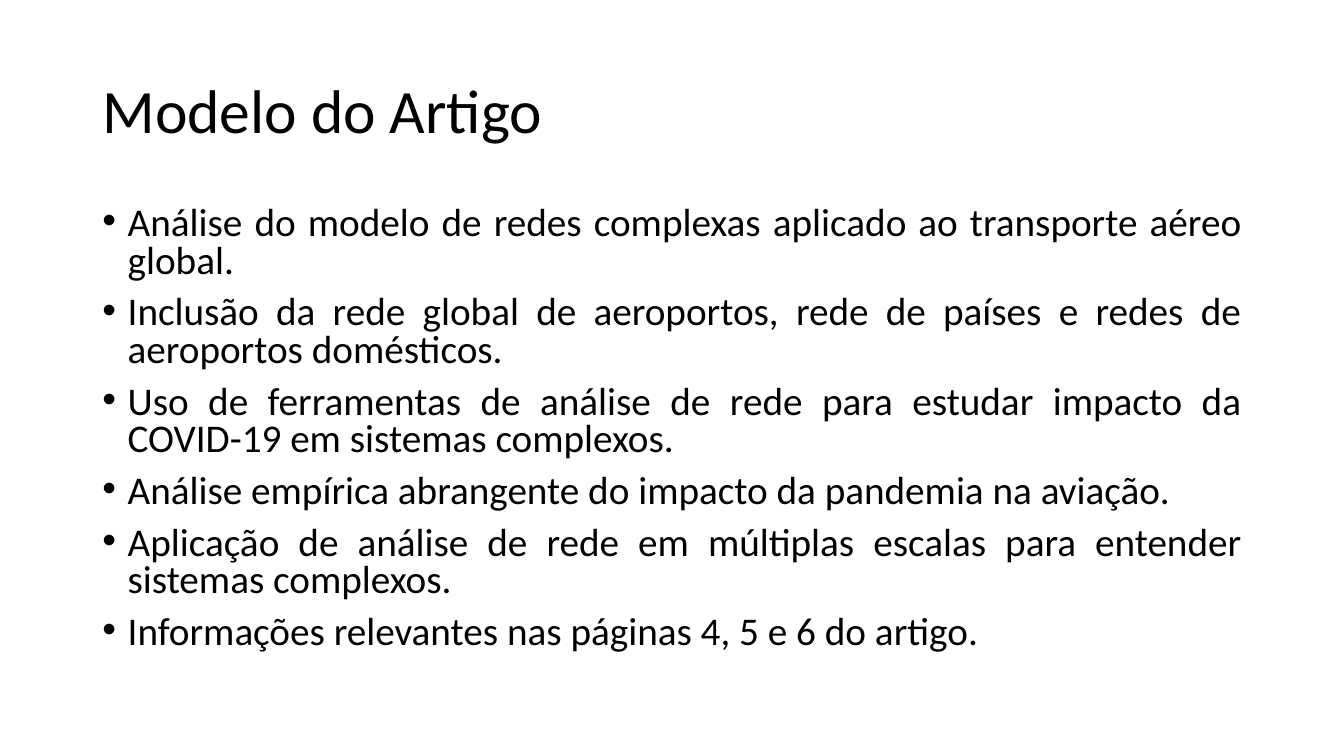
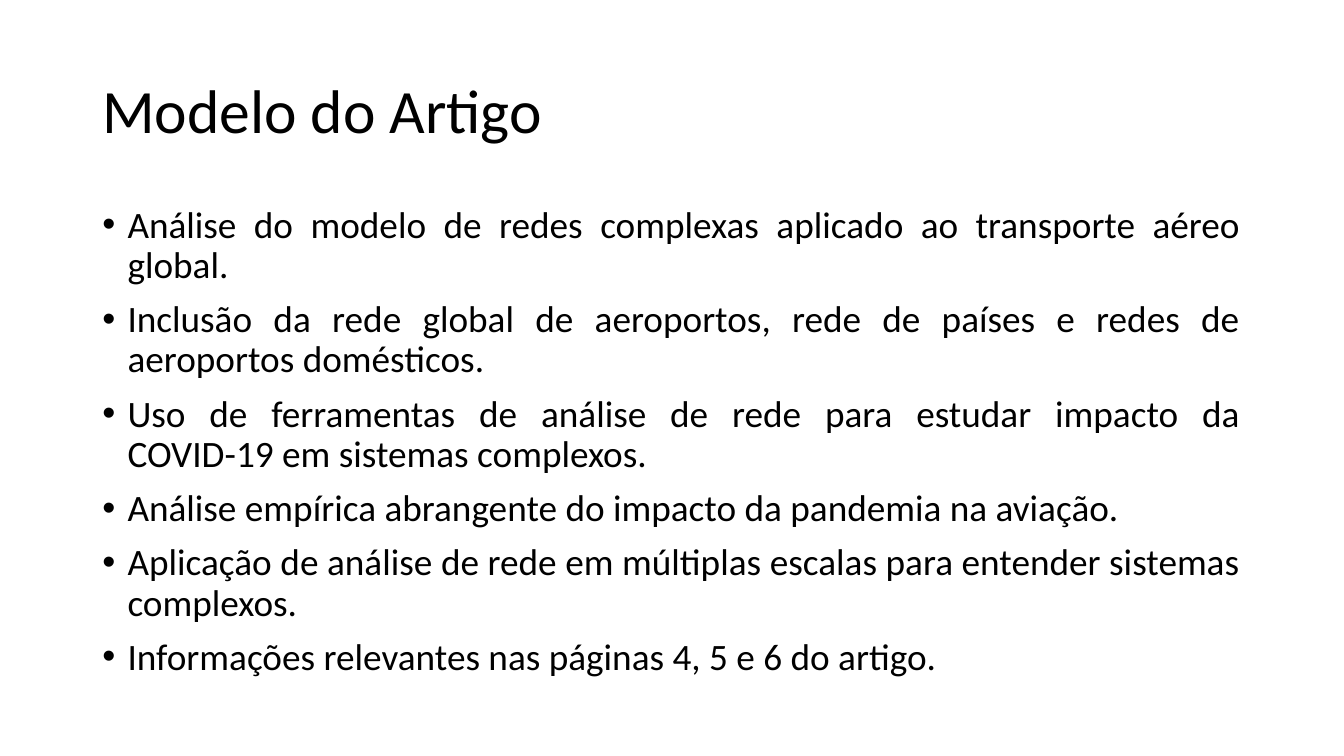
Before and after one commit to afonsolelis/sistemas_complexos, a slide deck: slide 4 of trabalho_artigo/Trabalho Sistemas Complexos.pptx (slide 5 before the commit). Drawn at 1344x756 pixels with LibreOffice and Linux fonts; fonts in the diff are those of the drawing. Boxes give left, top, right and bottom in pixels: in the first picture for what was removed or moved away, otherwise in the second. Text is boxed around its words. In the diff, an @@ line names an element or a change of style, - is before the commit and + after.

```diff
--- a/trabalho_artigo/Trabalho Sistemas Complexos.pptx
+++ b/trabalho_artigo/Trabalho Sistemas Complexos.pptx
@@ text "Análise do modelo de redes ..." at <box>128,212,1240,677</box>: size 28 to 26.6 pt; line spacing 0.8 to 0.9 @@
```
Also in this commit, not shown: 4 other slides changed, 1 slide removed, 1 other file.
